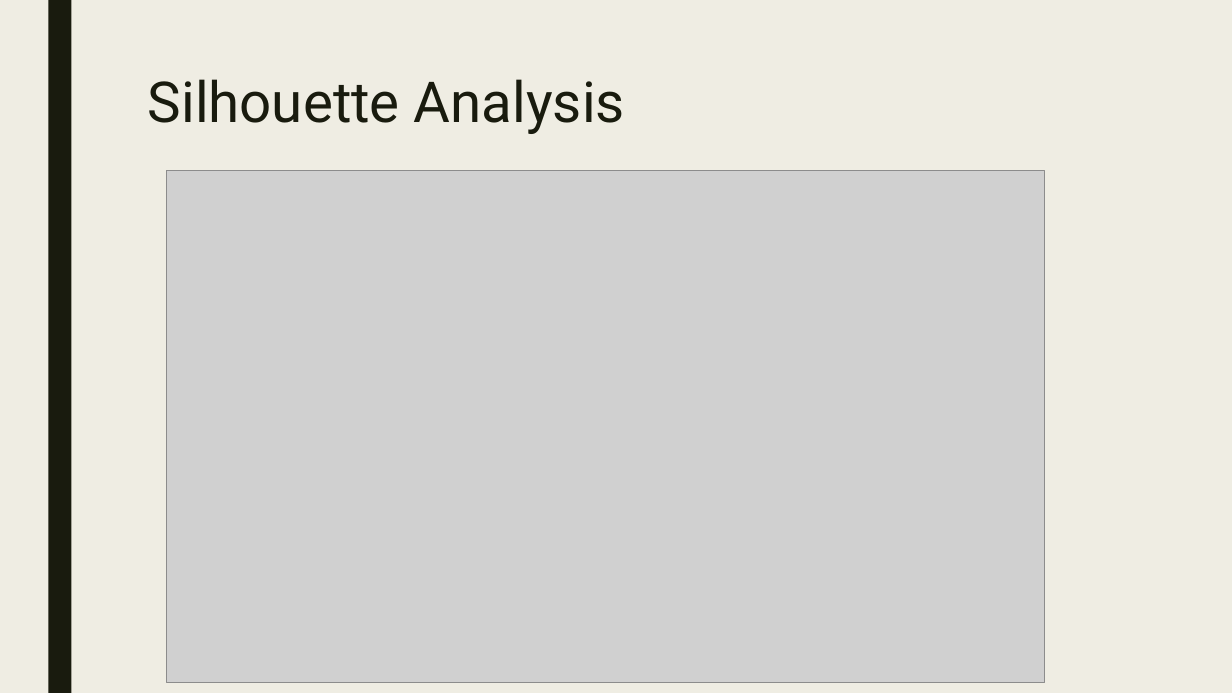
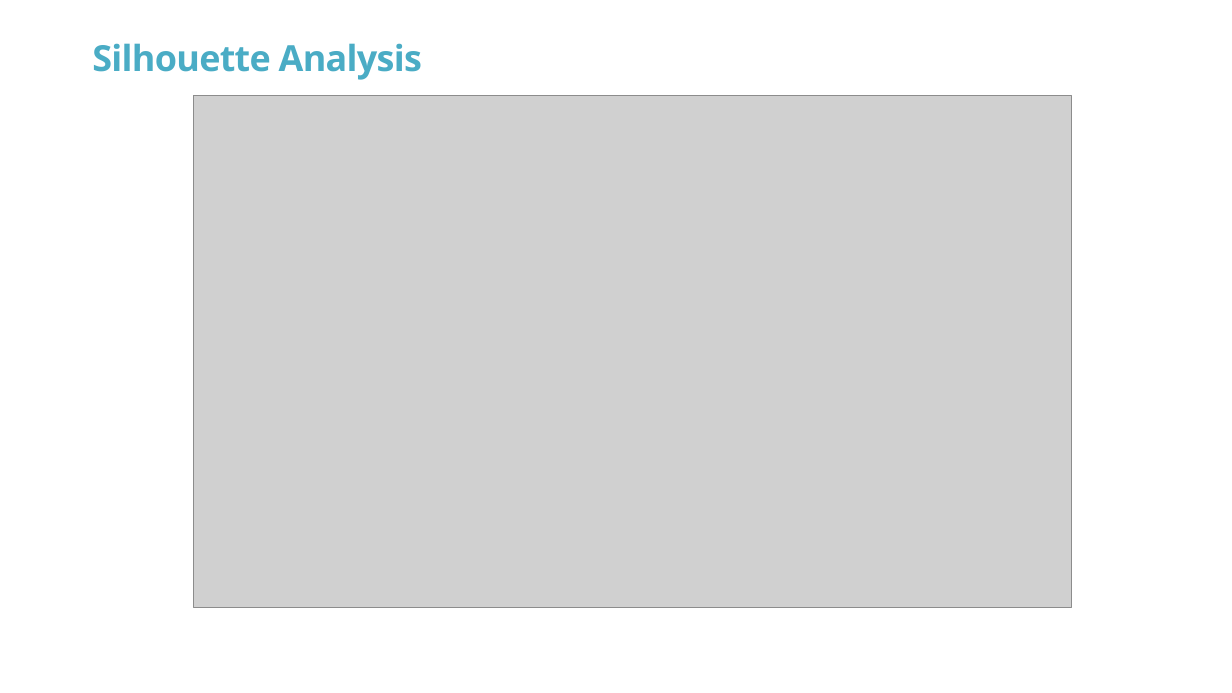
Before and after one commit to Invigor/DAT8SYDProject, a slide deck: slide 14 of DAT8SYD Project.pptx. Drawn at 1232x693 pixels with LibreOffice and Linux fonts; fonts in the diff are those of the drawing; grey boxes stand for pictures; background and template pictures are left out. Boxes give left, top, right and bottom in pixels: in the first picture for what was removed or moved away, otherwise in the second. Text is boxed around its words. In the diff, an @@ line names an element or a change of style, - is before the commit and + after.

```diff
--- a/DAT8SYD Project.pptx
+++ b/DAT8SYD Project.pptx
@@ background #EFEDE3 to #FFFFFF @@
@@ rectangle removed at <box>48,0,71,693</box> @@
@@ title "Silhouette Analysis": place and size @@
-title "Silhouette Analysis" at <box>148,79,625,134</box>
+title "Silhouette Analysis" at <box>92,43,422,80</box>
@@ title "Silhouette Analysis" at <box>92,43,422,80</box>: size 44 to 28 pt, font Roboto to Open Sans, text colour #191B0E to #4AACC5, letter spacing 0 to -0.5 pt, bold on; line spacing 0.89 to 0.86; vertical alignment top to middle @@
@@ picture: place and size @@
-picture at <box>167,170,1045,683</box>
+picture at <box>194,95,1072,608</box>
```
Also in this commit, not shown: 15 other slides changed, 3 slides added, 2 slides removed, 1 other file.
